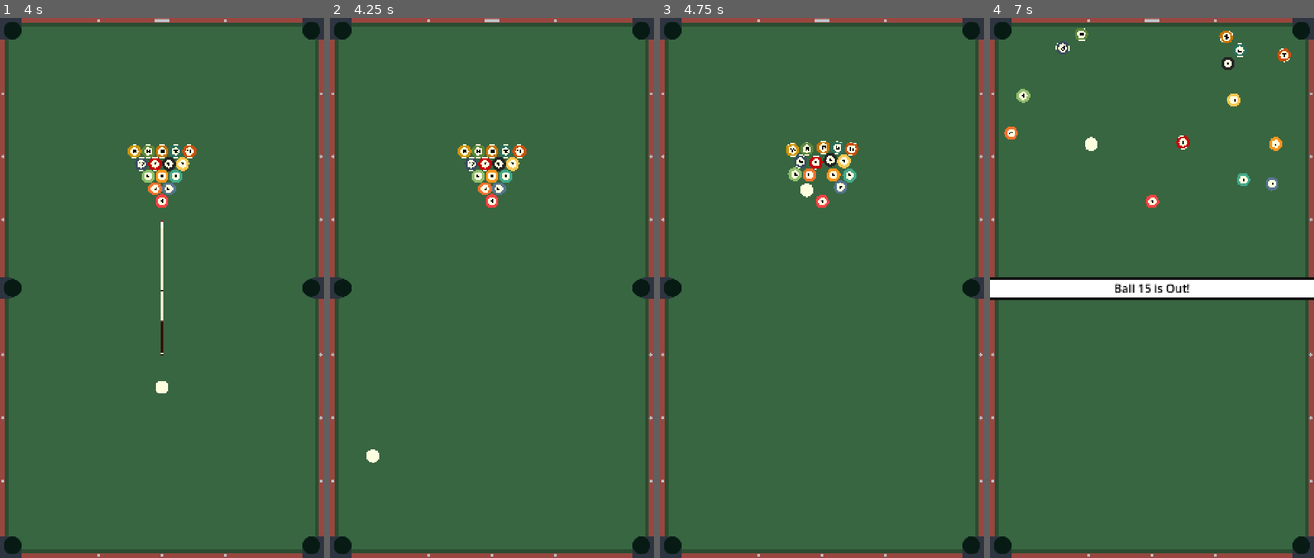
Above: before the commit, frames 1-4 (left to right).
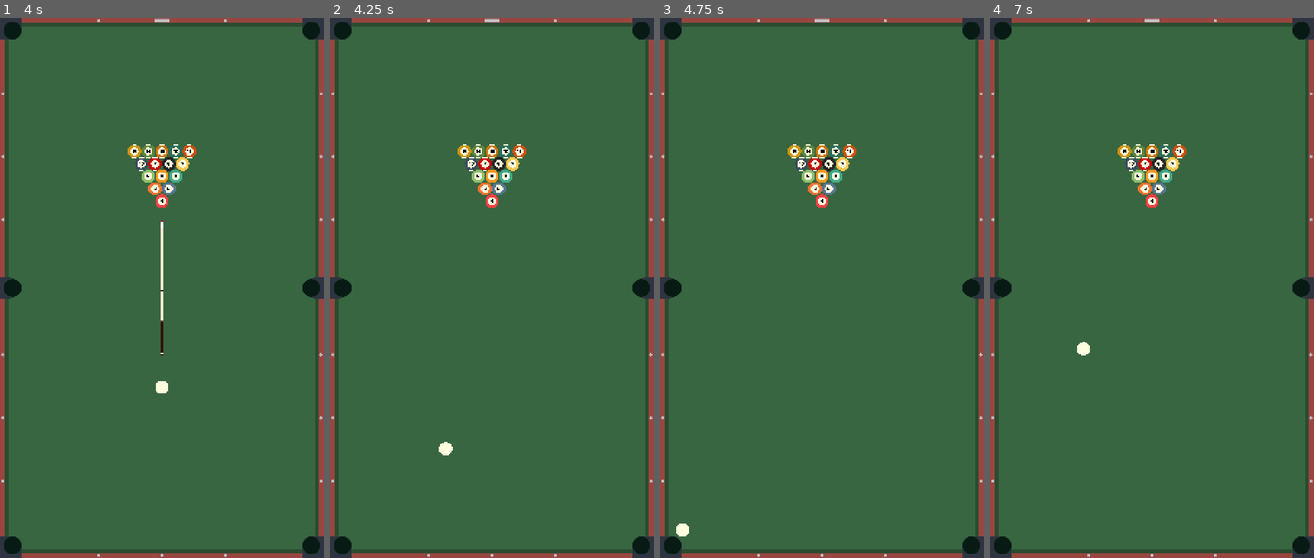
Above: after the commit, the same moments.

Repository: Yukeey07/EightHaven
Game: Godot game, scene res://assets/scenes/main_menu.tscn
Two runs of this game, one before a commit and one after it. Both use one fixed random seed, a clock stepped at 60 frames per second and the inputs below. Sound files missing from this copy of the repository are replaced by a short silence.
Inputs (mouse positions are in pixels of both pictures, inside the frame that each line leads up to):
- Up to frame 1 (4 s): click "Play" at 0.5 s; click "Play" at 1.25 s; click "Play" at 2 s; move the mouse to (233, 261) at 2.77 s; click (233, 261) at 2.92 s; tap Enter at 3.5 s; drag from (97, 315) to (311, 34) at 3.52 s
- Up to frame 2 (4.25 s): no input
- Up to frame 3 (4.75 s): move the mouse to (854, 169) at 4.27 s; click (854, 169) at 4.42 s
- Up to frame 4 (7 s): drag from (1135, 396) to (1002, 34) at 5.02 s; move the mouse to (1249, 369) at 5.77 s; click (1249, 369) at 5.92 s; drag from (1054, 207) to (1301, 541) at 6.52 s

Frame 1 is identical in both runs. In frame 2, 0.2% of the frame differs, in the area x 11-38%, y 78-83%; in frame 3, 1.4%; in frame 4, 6.6%, in the area x 0-100%, y 1-63%.

Commit message:
Added logic for the power bar

Diff:
--- a/assets/scripts/gameManager.gd
+++ b/assets/scripts/gameManager.gd
@@ -9,6 +9,8 @@
 var is_dragging = false
 var drag_offset = Vector2.ZERO
 var wait_for_stop = false
+var drag_start_pos: Vector2 = Vector2.ZERO
+const MAX_DRAG_DISTANCE: float = 500.0
 
 # Called when the node enters the scene tree for the first time.
 func _ready() -> void:
@@ -66,35 +68,48 @@
 	add_child(bot)
 
 func _unhandled_input(event: InputEvent) -> void:
-	if event is InputEventMouse:
-		var white_ball: Ball = allBalls.get(0)
+	print(wait_for_stop)
+	var white_ball: Ball = allBalls.get(0)
+	if not is_instance_valid(white_ball):
+		return
+
+	if event is InputEventMouseMotion:
 		var global_mouse_pos: Vector2 = get_global_mouse_position()
 
-		if white_ball.global_position.distance_to(global_mouse_pos) < 200:
+		if not is_dragging and white_ball.global_position.distance_to(global_mouse_pos) < 200 and not wait_for_stop:
 			putQueueAroundWhiteBall(global_mouse_pos)
+
+		if is_dragging and not wait_for_stop:
+			drag_offset = (drag_start_pos - global_mouse_pos).limit_length(MAX_DRAG_DISTANCE)
+			var power = clamp(int(drag_offset.length() / (MAX_DRAG_DISTANCE / 5.0)) + 1, 1, 5)
+			$PowerBar.set_power(power)
 
 	if event is InputEventMouseButton and event.button_index == MOUSE_BUTTON_LEFT and not wait_for_stop:
 		if event.pressed:
 			is_dragging = true
-			drag_offset = global_position - get_global_mouse_position()
-		else:
+			drag_start_pos = get_global_mouse_position()
+			drag_offset = Vector2.ZERO
+			$PowerBar.set_power(1)
+		elif is_dragging:
 			is_dragging = false
-			var white_ball: Ball = allBalls.get(0)
-			white_ball.apply_central_impulse(-((get_global_mouse_position() + drag_offset) * 20))
+			white_ball.sleeping = false # <--- WICHTIG: Sofort aufwecken!
+			white_ball.apply_central_impulse(drag_offset * 20)
 			$Queue.hide()
+			$PowerBar.hide()
 			AudioService.create_audio(SoundEffect.SOUND_EFFECT_TYPE.SHOOT)
 			wait_for_stop = true
-	elif event is InputEvent:
-		if wait_for_stop:
-			allBalls = allBalls.filter(func(b): return is_instance_valid(b))
 
-			for ball: Ball in allBalls:
-				if not ball.sleeping:
-					return
+func _physics_process(_delta: float) -> void:
+	if wait_for_stop:
+		allBalls = allBalls.filter(func(b): return is_instance_valid(b))
 
-			wait_for_stop = false
-			$Queue.show()
+		for ball: Ball in allBalls:
+			if not ball.sleeping:
+				return
 
+		wait_for_stop = false
+		$Queue.show()
+		$PowerBar.show()
 
 func putQueueAroundWhiteBall(mousePos: Vector2) -> void:
 	var white_ball: Ball = allBalls.get(0)
@@ -103,3 +118,4 @@
 	$Queue.global_position = white_ball.global_position + direction * 800.0
 	$Queue.look_at(white_ball.global_position)
 	$Queue.rotation_degrees += 90
+	$PowerBar.global_position = $Queue.global_position + Vector2(0, 100)
